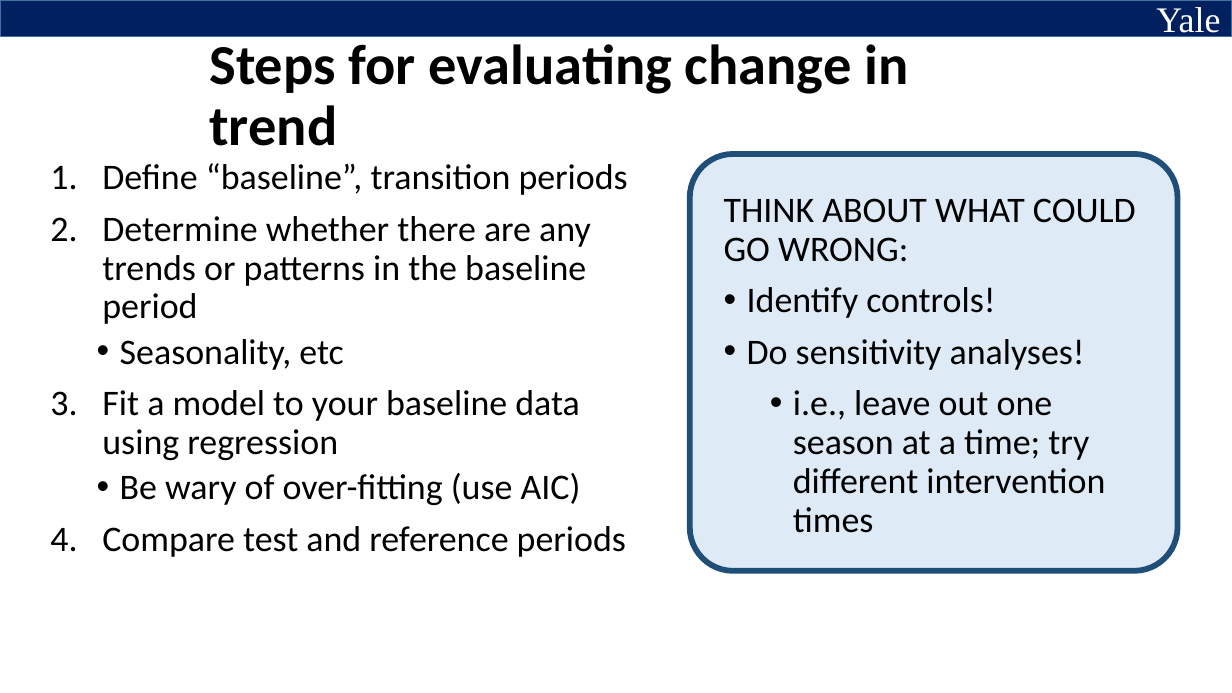
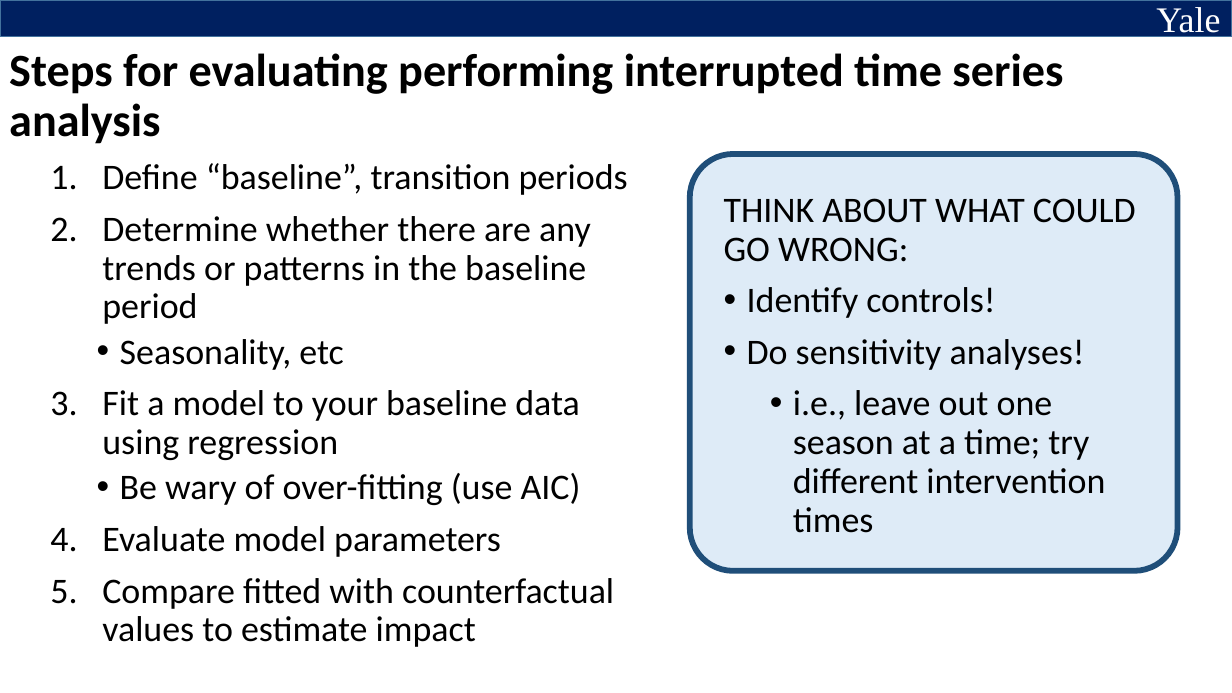
Before and after one commit to YalePublicHealthSurveillance/YaleIntroPublicHealthSurveillance.github.io, a slide deck: slide 19 of Slides/Slides for Video 3.pptx (slide 12 before the commit). Drawn at 1232x693 pixels with LibreOffice and Linux fonts; fonts in the diff are those of the drawing. Boxes give left, top, right and bottom in pixels: in the first picture for what was removed or moved away, otherwise in the second. Text is boxed around its words. In the diff, an @@ line names an element or a change of style, - is before the commit and + after.

```diff
--- a/Slides/Slides for Video 3.pptx
+++ b/Slides/Slides for Video 3.pptx
@@ title at [9,53,1063,144]: text changed; size 44 to 36 pt @@
-Steps for evaluating change in trend
+Steps for evaluating performing interrupted time series analysis
@@ text at [102,526,614,647]: text changed @@
-4. Compare test and reference periods
+4. Evaluate model parameters
+5. Compare fitted with counterfactual values to estimate impact
```
Also in this commit, not shown: 8 other slides changed, 9 slides added, 1 slide removed, 1 other file.
